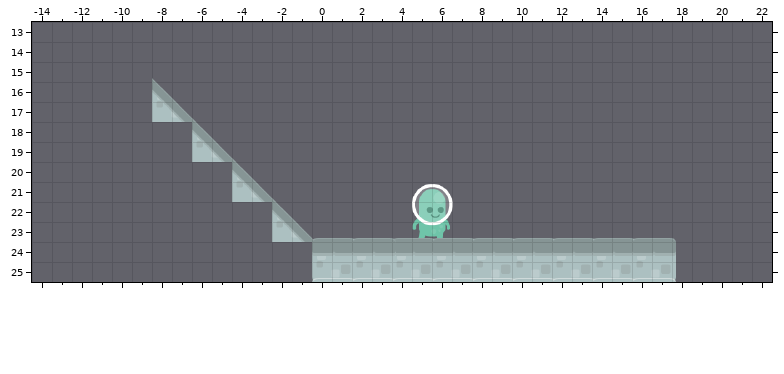
An edit to a level. Tiled map (JSON), scenes/game/maps/level1.json. The first picture shows the starting point.
Cells are 32x32 px. Shown: x -14..22, y 13..25.
Now the later version:
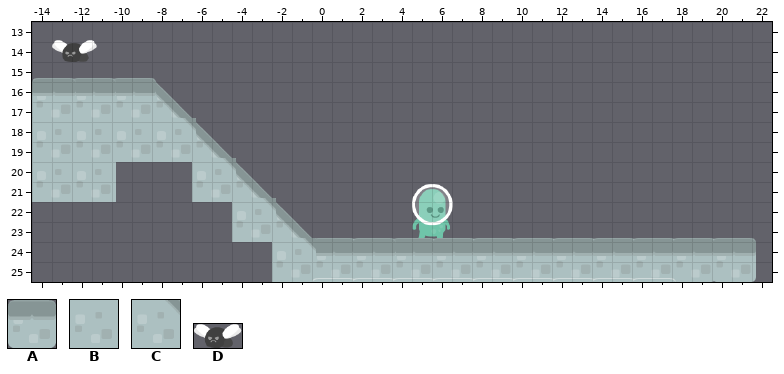
Key: from "objs": A 0 "castle", B 2 "castleCenter", C 11 "castleHillLeft2", D 20 "flyFly1".
Objects are placed by their top-left corner, in cells (3,4 is the top-left corner of cell 3,4); size is 1x1 cell unless given.
Change:
{"where": "layer \"game\""}
{"now": "D \"fly\" at -13,13.9 size 2.2x1.1"}
{"now": "A \"castle\" at -10,15.8 size 2.2x2.2"}
{"now": "A \"castle\" at -12,15.8 size 2.2x2.2"}
{"now": "A \"castle\" at -14,15.8 size 2.2x2.2"}
{"now": "B \"castleCenter\" at -14,17.8 size 2.2x2.2"}
{"now": "B \"castleCenter\" at -12,17.8 size 2.2x2.2"}
{"now": "B \"castleCenter\" at -10,17.8 size 2.2x2.2"}
{"now": "C \"castleHillLeft2\" at -8,17.8 size 2.2x2.2"}
{"now": "B \"castleCenter\" at -12,19.8 size 2.2x2.2"}
{"now": "B \"castleCenter\" at -14,19.8 size 2.2x2.2"}
{"now": "C \"castleHillLeft2\" at -6,19.8 size 2.2x2.2"}
{"now": "C \"castleHillLeft2\" at -4,21.8 size 2.2x2.2"}
{"now": "A \"castle\" at 18,23.8 size 2.2x2.2"}
{"now": "A \"castle\" at 20,23.8 size 2.2x2.2"}
{"now": "C \"castleHillLeft2\" at -2,23.8 size 2.2x2.2"}
{"label":"added","picture_box":[52,40,97,62]}
{"label":"added","picture_box":[32,78,316,282]}
{"label":"added","picture_box":[672,238,756,282]}
